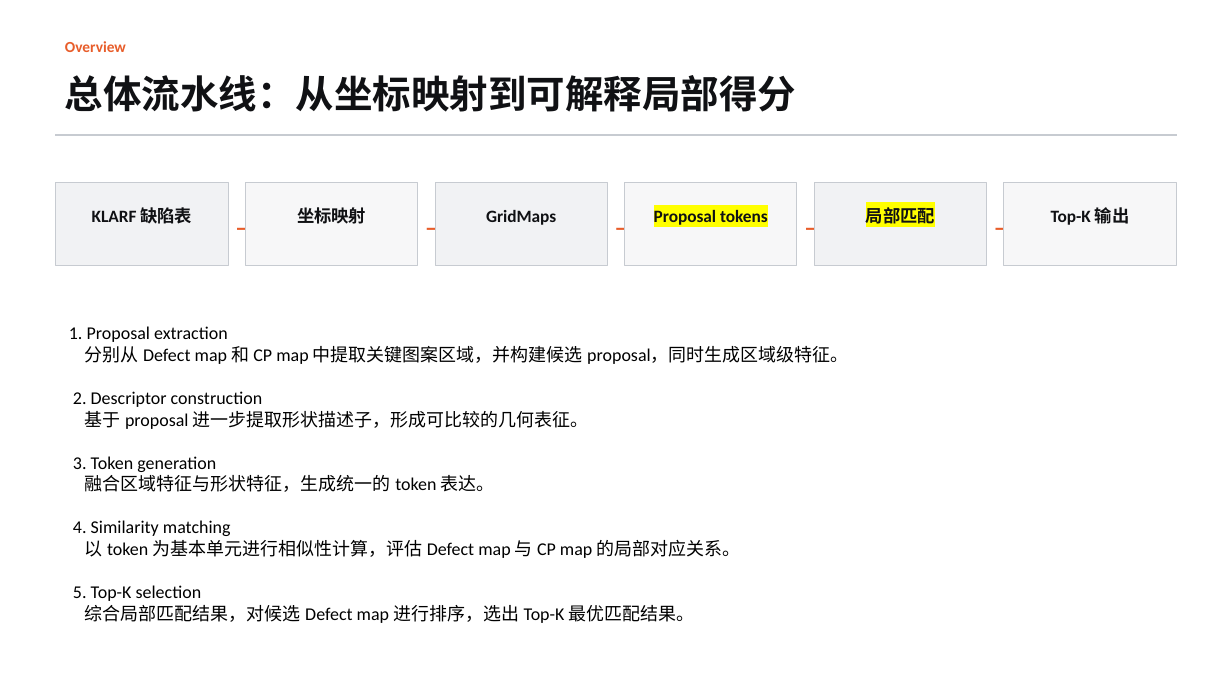
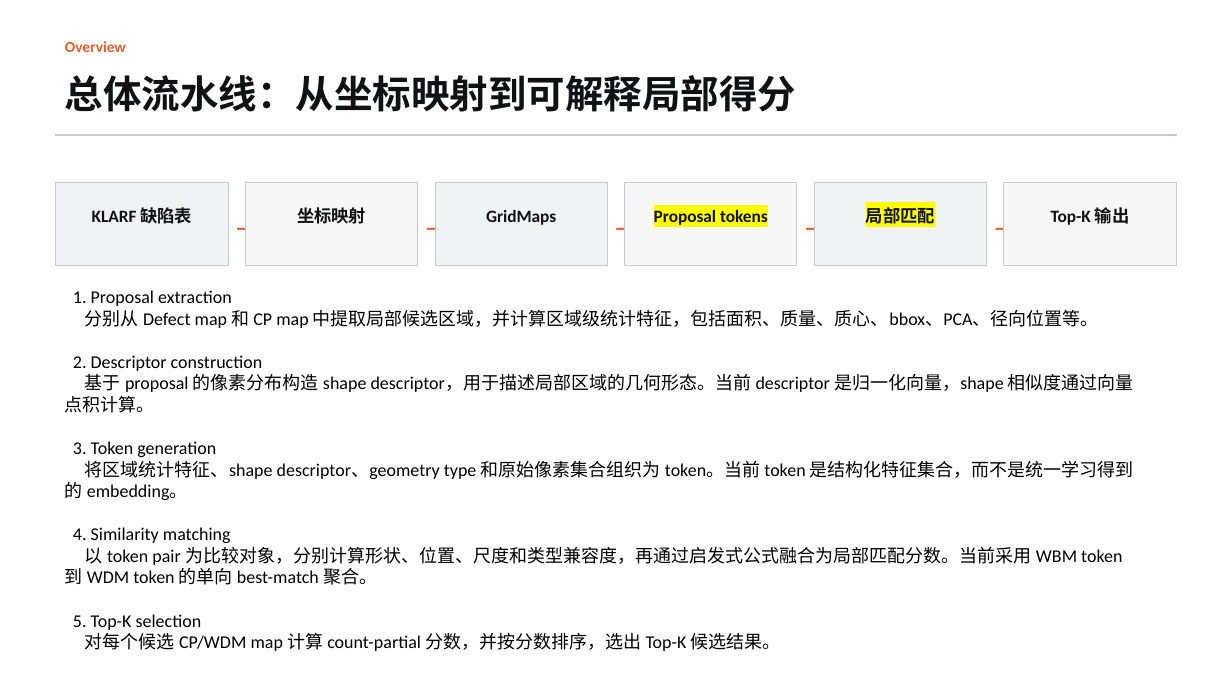
Before and after one commit to wkyKay/wbm-wdm-matching, a slide deck: slide 2 of wbm_wdm_matching_strategy.pptx. Drawn at 1232x693 pixels with LibreOffice and Linux fonts; fonts in the diff are those of the drawing. Boxes give left, top, right and bottom in pixels: in the first picture for what was removed or moved away, otherwise in the second. Text is boxed around its words. In the diff, an @@ line names an element or a change of style, - is before the commit and + after.

```diff
--- a/wbm_wdm_matching_strategy.pptx
+++ b/wbm_wdm_matching_strategy.pptx
@@ text "1. Proposal extraction": place and size @@
-text "1. Proposal extraction" at bbox=[69, 326, 849, 623]
+text "1. Proposal extraction" at bbox=[65, 290, 1134, 651]
@@ text at bbox=[85, 310, 1099, 328]: text changed @@
-分别从 Defect map 和 CP map 中提取关键图案区域，并构建候选 proposal，同时生成区域级特征。
+分别从 Defect map 和 CP map 中提取局部候选区域，并计算区域级统计特征，包括面积、质量、质心、bbox、PCA、径向位置等。
@@ text at bbox=[65, 374, 1134, 413]: text changed @@
-基于 proposal 进一步提取形状描述子，形成可比较的几何表征。
+基于 proposal 的像素分布构造 shape descriptor，用于描述局部区域的几何形态。当前 descriptor 是归一化向量，shape 相似度通过向量点积计算。
@@ text at bbox=[65, 461, 1134, 500]: text changed @@
-融合区域特征与形状特征，生成统一的 token 表达。
+将区域统计特征、shape descriptor、geometry type 和原始像素集合组织为 token。当前 token 是结构化特征集合，而不是统一学习得到的 embedding。
@@ text at bbox=[65, 547, 1122, 585]: text changed @@
-以 token 为基本单元进行相似性计算，评估 Defect map 与 CP map 的局部对应关系。
+以 token pair 为比较对象，分别计算形状、位置、尺度和类型兼容度，再通过启发式公式融合为局部匹配分数。当前采用 WBM token 到 WDM token 的单向 best-match 聚合。
@@ text at bbox=[85, 633, 781, 651]: text changed @@
-综合局部匹配结果，对候选 Defect map 进行排序，选出 Top-K 最优匹配结果。
+对每个候选 CP/WDM map 计算 count-partial 分数，并按分数排序，选出 Top-K 候选结果。
```
Also in this commit, not shown: 5 other slides changed, 1 other file.
